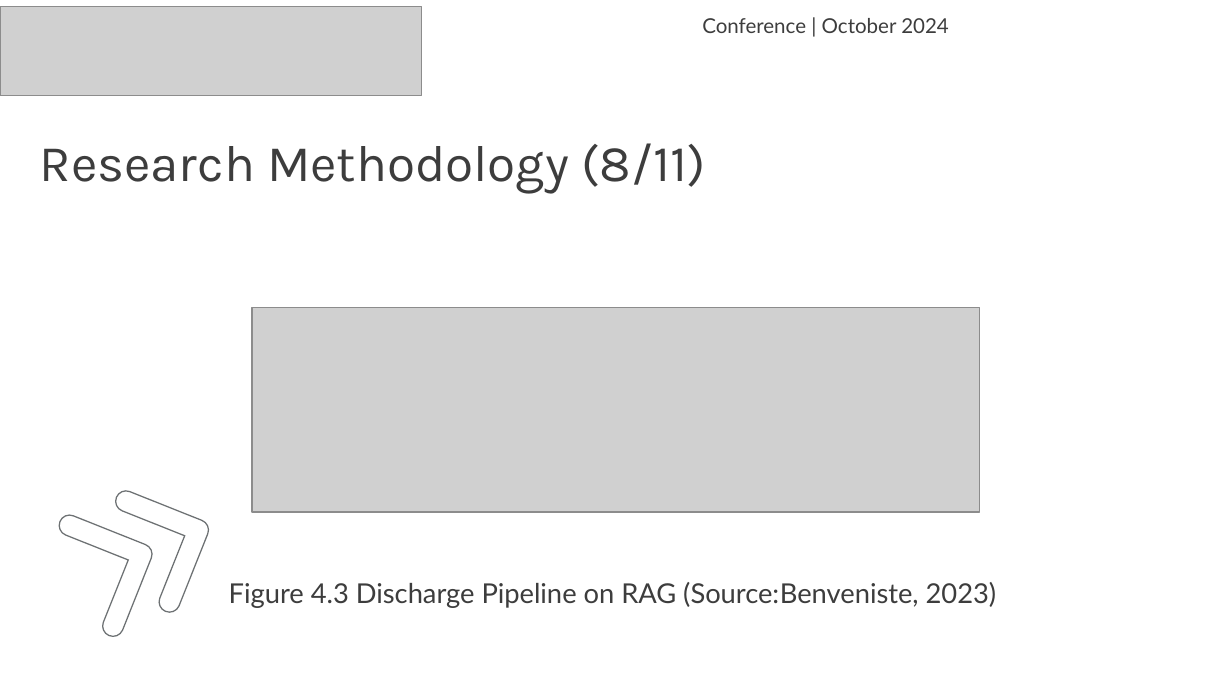
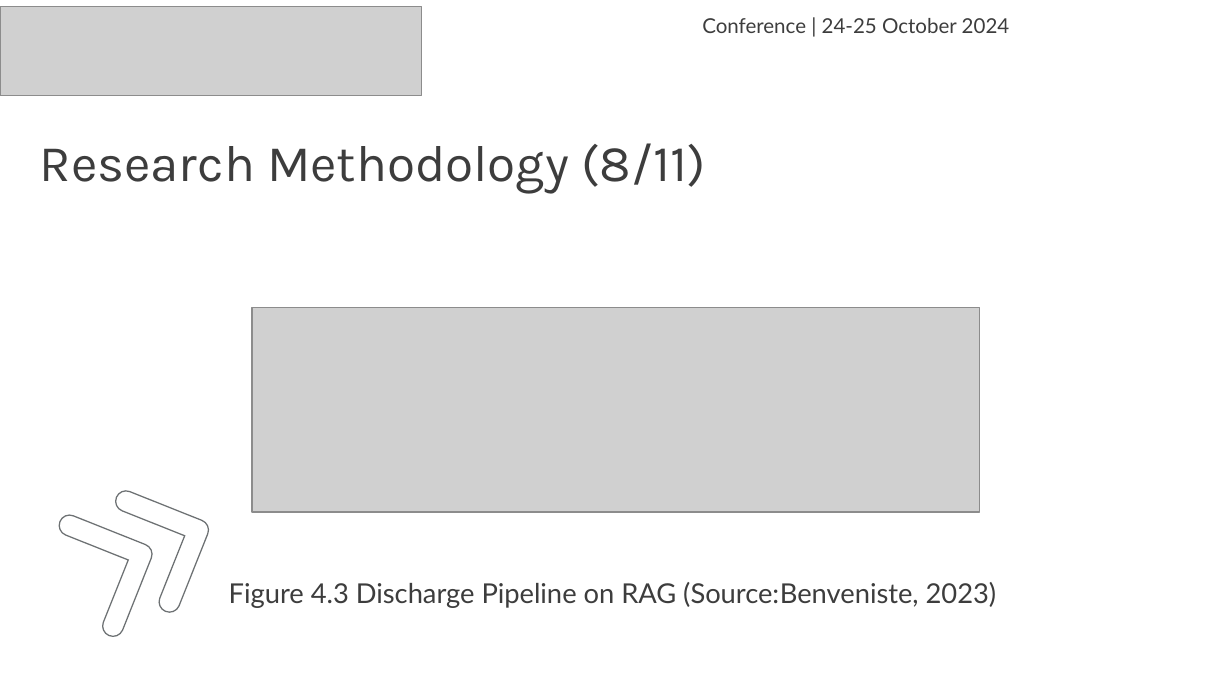
Before and after one commit to haryra/Tesis-s2-ai, a slide deck: slide 26 of Presentasi Conference Hary Rachmat 2108207010009 english.pptx. Drawn at 1232x693 pixels with LibreOffice and Linux fonts; fonts in the diff are those of the drawing; grey boxes stand for pictures. Boxes give left, top, right and bottom in pixels: in the first picture for what was removed or moved away, otherwise in the second. Text is boxed around its words. In the diff, an @@ line names an element or a change of style, - is before the commit and + after.

```diff
--- a/Presentasi Conference Hary Rachmat 2108207010009 english.pptx
+++ b/Presentasi Conference Hary Rachmat 2108207010009 english.pptx
@@ text at (x1=702, y1=18, x2=1010, y2=33): text changed @@
-Conference | October 2024
+Conference | 24-25 October 2024
```
Also in this commit, not shown: 42 other slides changed.
